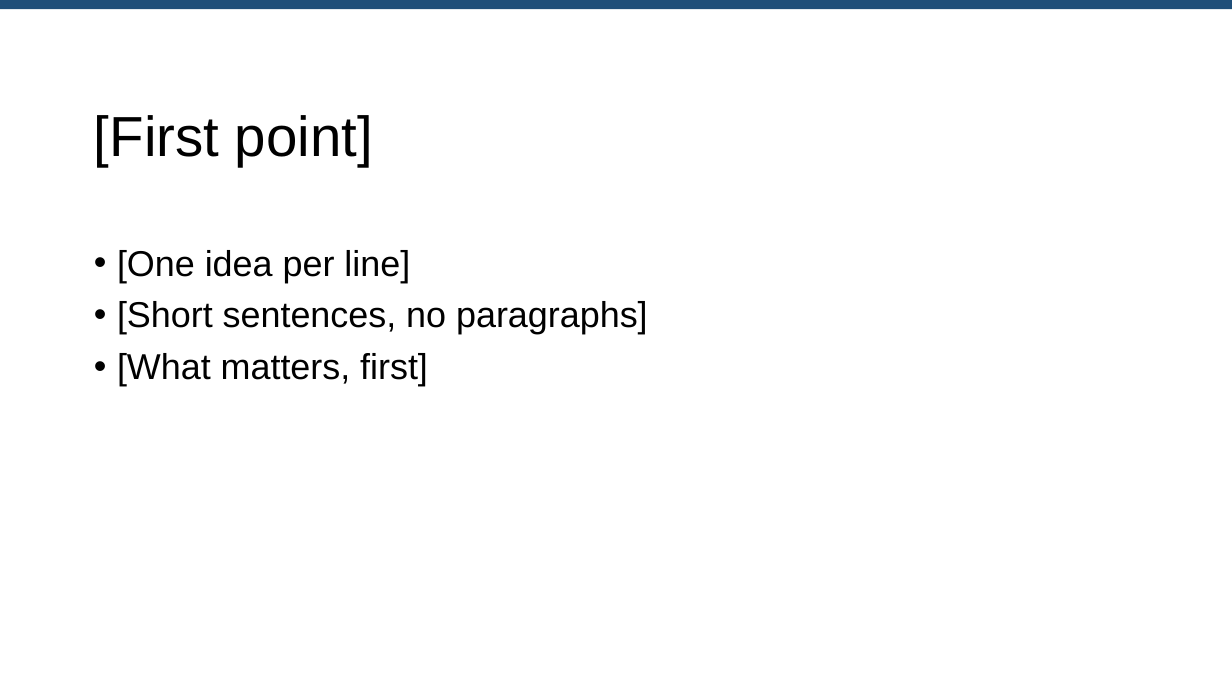
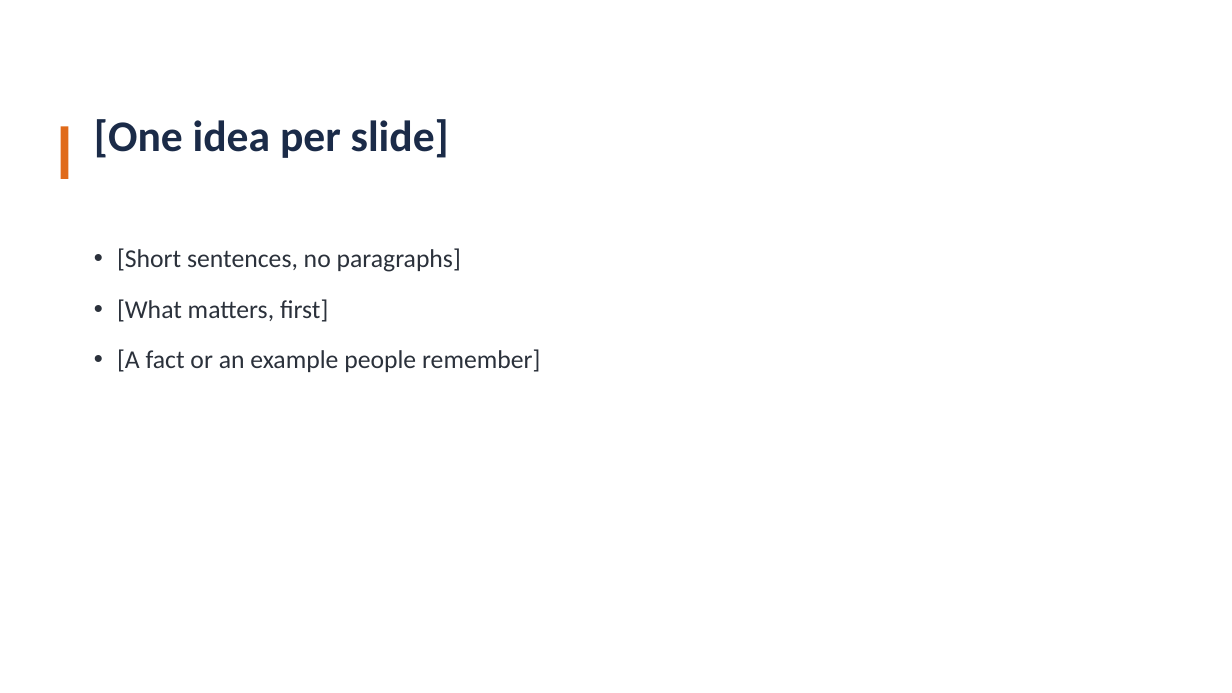
Before and after one commit to MolinoSuite/Molino, a slide deck: slide 4 of resources/templates/en/presentation.pptx (slide 3 before the commit). Drawn at 1232x693 pixels with LibreOffice and Linux fonts; fonts in the diff are those of the drawing. Boxes give left, top, right and bottom in pixels: in the first picture for what was removed or moved away, otherwise in the second. Text is boxed around its words. In the diff, an @@ line names an element or a change of style, - is before the commit and + after.

```diff
--- a/resources/templates/en/presentation.pptx
+++ b/resources/templates/en/presentation.pptx
@@ rectangle removed at (x1=0, y1=0, x2=1232, y2=9) @@
@@ title at (x1=94, y1=119, x2=449, y2=158): text changed; size 44 to 34 pt; font Arial to Calibri; text colour #000000 to #1B2B48; bold on @@
-[First point]
+[One idea per slide]
@@ rectangle added at (x1=61, y1=127, x2=68, y2=179), fill #E06A1A @@
@@ text at (x1=117, y1=250, x2=410, y2=283): paragraph removed @@
-• [One idea per line]
@@ text at (x1=117, y1=248, x2=461, y2=322): size 28 to 20 pt, font Arial to Calibri, text colour #000000 to #2B313B in "[Short sentences, no paragraphs]", "[What matters, first]"; more space between paragraphs @@
@@ text at (x1=117, y1=349, x2=540, y2=372): paragraph added @@
+• [A fact or an example people remember]
```
Also in this commit, not shown: 2 other slides changed, 4 slides added, 2 slides removed, 11 other files.
